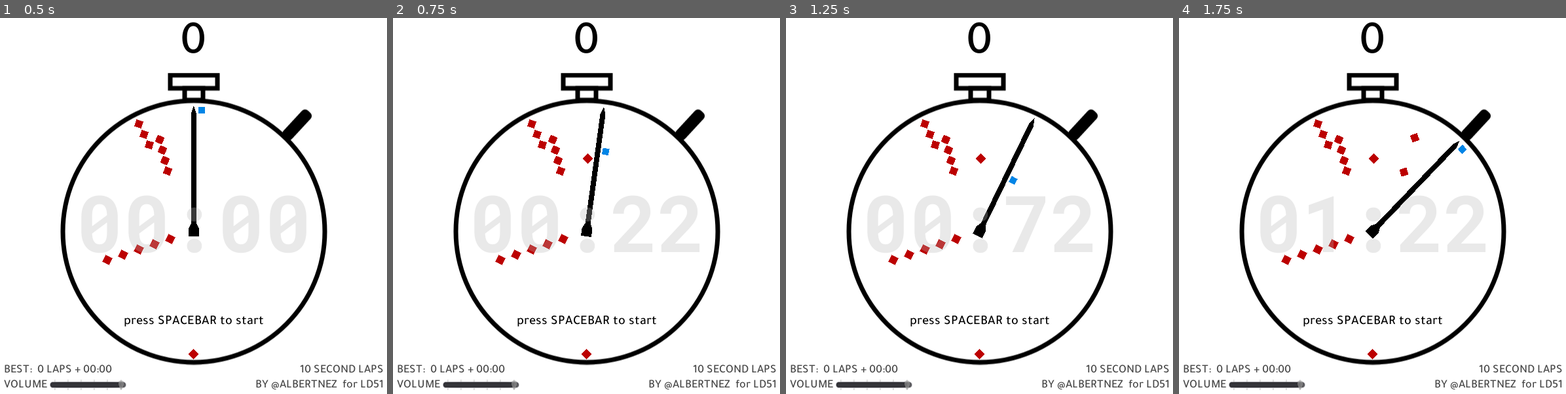
Above: before the commit, frames 1-4 (left to right).
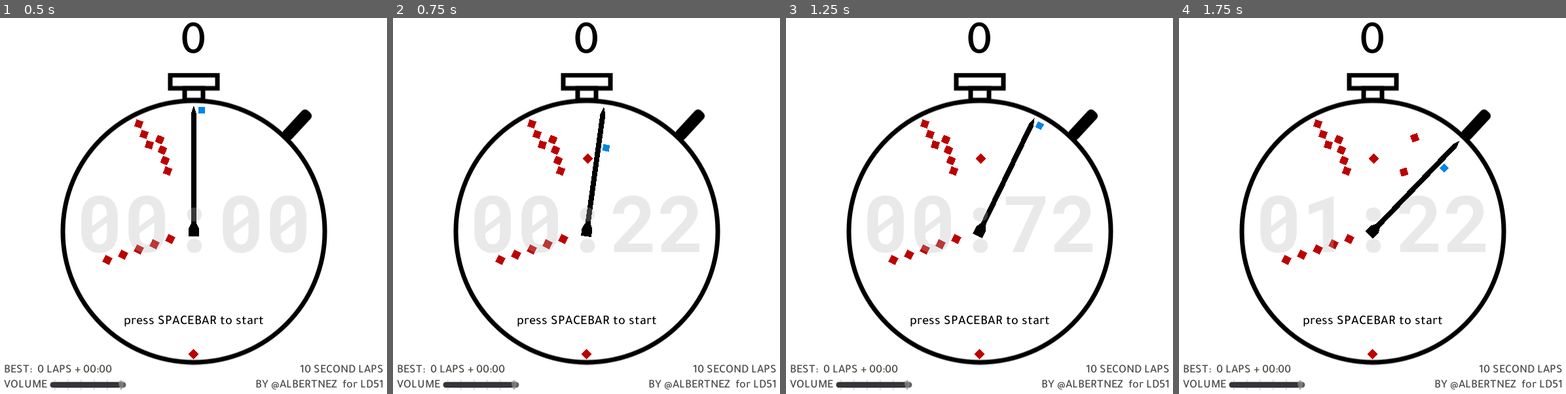
Above: after the commit, the same moments.

Repository: albertnez/10-second-laps
Game: Godot game, scene res://Scenes/GameWrapper.tscn
Same seed, same stepped clock (60 frames per second), same inputs: the game is played once before the commit and once after it.
Inputs:
- Up to frame 1 (0.5 s): no input
- Up to frame 2 (0.75 s): tap Space (action) at 0.5, 0.6 s
- Up to frame 3 (1.25 s): no input
- Up to frame 4 (1.75 s): tap Space (action) at 1.25, 1.35 s

Frame 1 is identical in both runs. In frame 2, less than 0.1% of the frame differs, in the area x 53-57%, y 33-37%; in frame 3, less than 0.1%, in the area x 57-67%, y 27-45%; in frame 4, less than 0.1%.

Commit message:
adjust double jump

Diff:
--- a/Scenes/Game/Player.gd
+++ b/Scenes/Game/Player.gd
@@ -3,10 +3,12 @@
 
 const MAX_JUMPS = 2
 
-export (float, 0, 1000.0, 10.0) var JUMPING_SPEED := 0
+export (float, 0, 5.0, 0.05) var TIME_TO_FORCE_FALL := 0.0
+export (float, 0, 1000.0, 10.0) var JUMPING_SPEED := 0.0
 var _speed_y := 0.0
 var _jumping := 0
 var _can_jump := true
+var _force_fall_timer := 0.0
 
 func _ready() -> void:
 	EventBus.connect("game_start", self, "_set_can_jump", [true])
@@ -19,10 +21,16 @@
 	if Input.is_action_just_pressed("action") and _jumping < MAX_JUMPS and _can_jump:
 		_speed_y = -JUMPING_SPEED
 		_jumping += 1
+		_force_fall_timer = 0.0
 		EventBus.emit_signal("player_jump")
 
+	if Input.is_action_just_released("action"):
+		_force_fall_timer = TIME_TO_FORCE_FALL
+
 	if _jumping > 0:
-		_speed_y += gravity * delta
+		_force_fall_timer += delta
+		if _force_fall_timer >= TIME_TO_FORCE_FALL:
+			_speed_y += gravity * delta
 		position.y += _speed_y * delta
 		if position.y > 0:
 			_jumping = 0
--- a/Scenes/Game/World.tscn
+++ b/Scenes/Game/World.tscn
@@ -205,8 +205,9 @@
 [node name="Player" parent="ClockCenter/ClockRotation/PlayerRootPosition" instance=ExtResource( 4 )]
 unique_name_in_owner = true
 rotation = 0.0523599
-gravity = 600.0
-JUMPING_SPEED = 300.0
+gravity = 1600.0
+TIME_TO_FORCE_FALL = 0.25
+JUMPING_SPEED = 260.0
 
 [node name="Needle" parent="ClockCenter/ClockRotation" instance=ExtResource( 2 )]
 unique_name_in_owner = true
